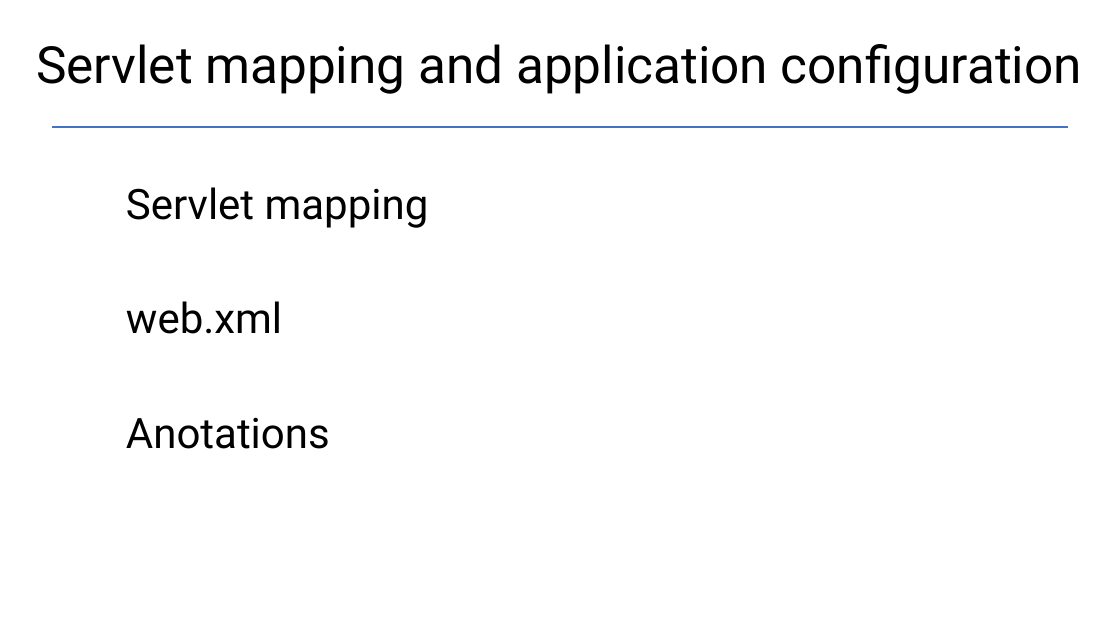
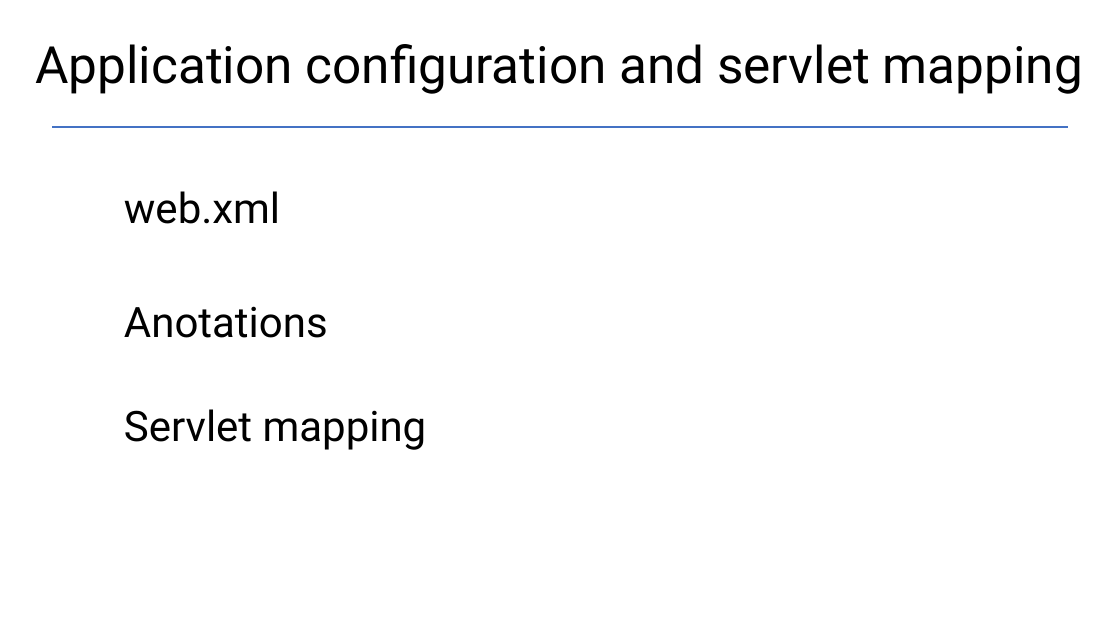
Before and after one commit to Garnik94/Levelup_presentations, a slide deck: slide 8 of Servlet/Servlet_Presentation.pptx. Drawn at 1120x630 pixels with LibreOffice and Linux fonts; fonts in the diff are those of the drawing. Boxes give left, top, right and bottom in pixels: in the first picture for what was removed or moved away, otherwise in the second. Text is boxed around its words. In the diff, an @@ line names an element or a change of style, - is before the commit and + after.

```diff
--- a/Servlet/Servlet_Presentation.pptx
+++ b/Servlet/Servlet_Presentation.pptx
@@ title at <box>35,44,1083,94</box>: text changed @@
-Servlet mapping and application configuration
+Application configuration and servlet mapping
@@ text at <box>126,187,429,228</box>: paragraph removed @@
-Servlet mapping
@@ text at <box>124,409,427,450</box>: paragraph added @@
+Servlet mapping
```
Also in this commit, not shown: 2 other files.
